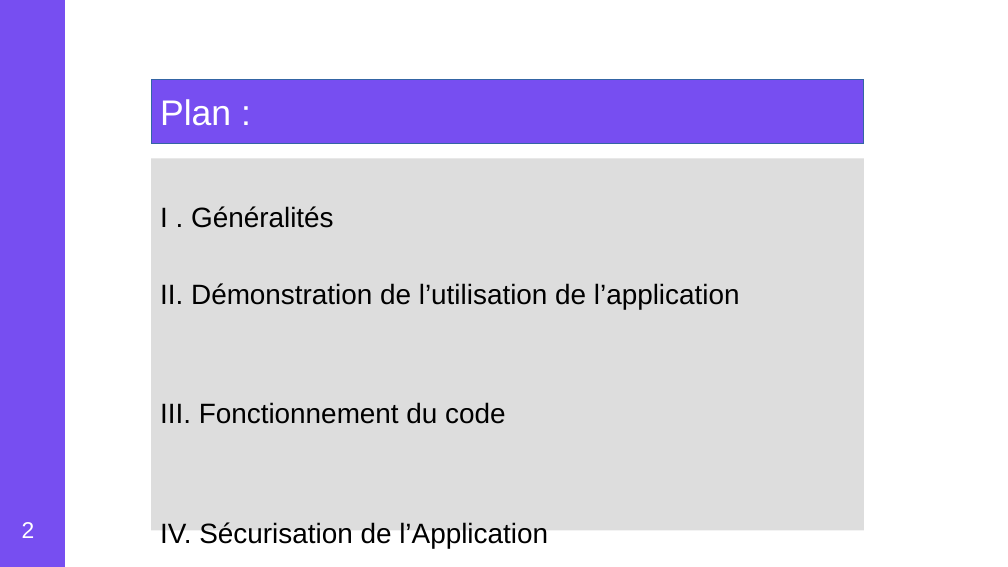
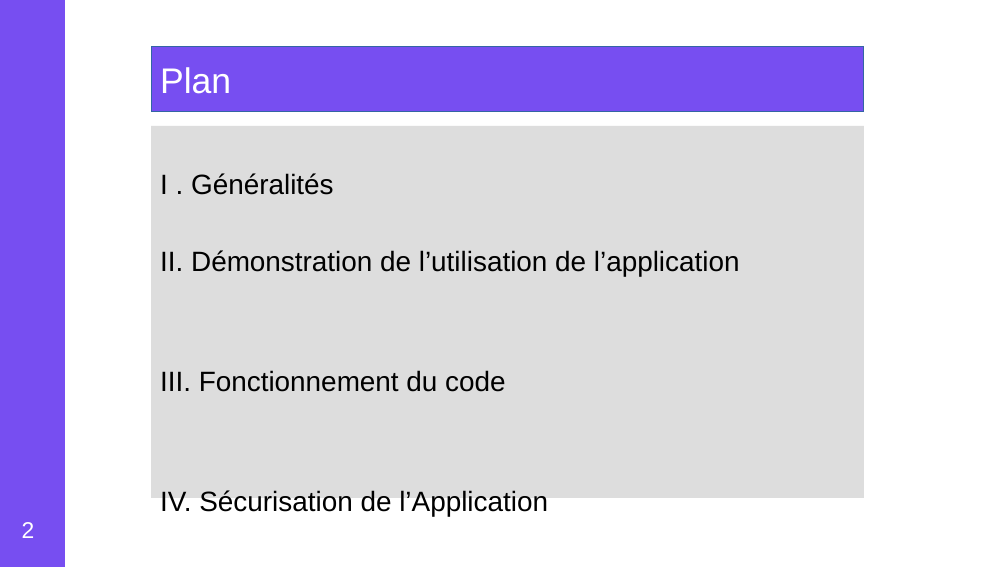
Before and after one commit to danielOuattara/Openclassroom_P6_15_01_2021, a slide deck: slide 2 of schema_global.odp. Drawn at 1008x567 pixels with LibreOffice and Linux fonts; fonts in the diff are those of the drawing. Boxes give left, top, right and bottom in pixels: in the first picture for what was removed or moved away, otherwise in the second. Text is boxed around its words. In the diff, an @@ line names an element or a change of style, - is before the commit and + after.

```diff
--- a/schema_global.odp
+++ b/schema_global.odp
@@ rectangle "Plan": place and size @@
-rectangle "Plan" at (151, 80, 864, 145)
+rectangle "Plan" at (151, 47, 864, 112)
@@ text in rectangle at (160, 67, 231, 94): text changed @@
-Plan :
+Plan
@@ rectangle "I . Généralités": place and size @@
-rectangle "I . Généralités" at (151, 158, 864, 531)
+rectangle "I . Généralités" at (151, 126, 864, 499)
```
Also in this commit, not shown: 5 other slides changed, 5 slides added, 13 slides removed, 7 other files.
